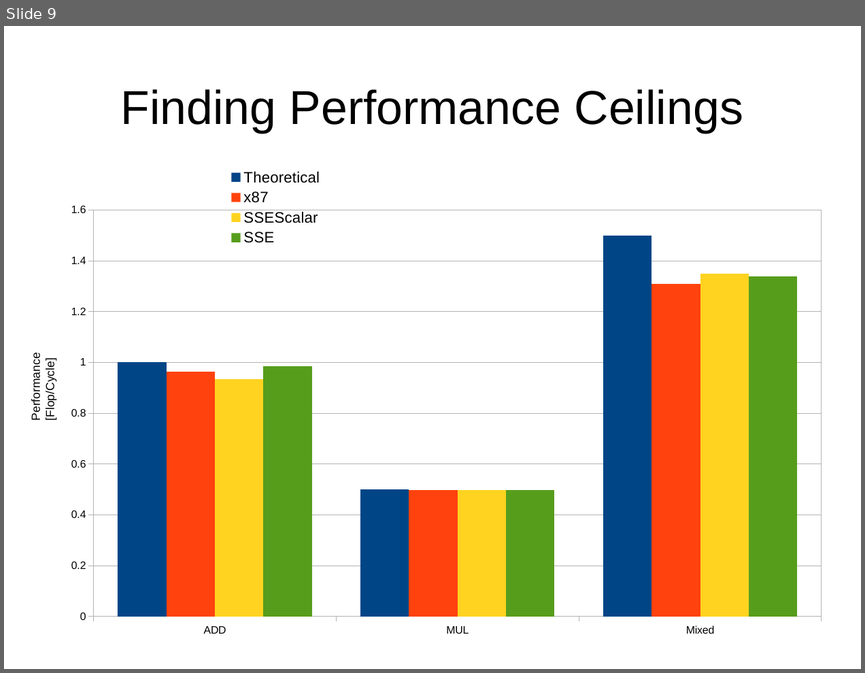
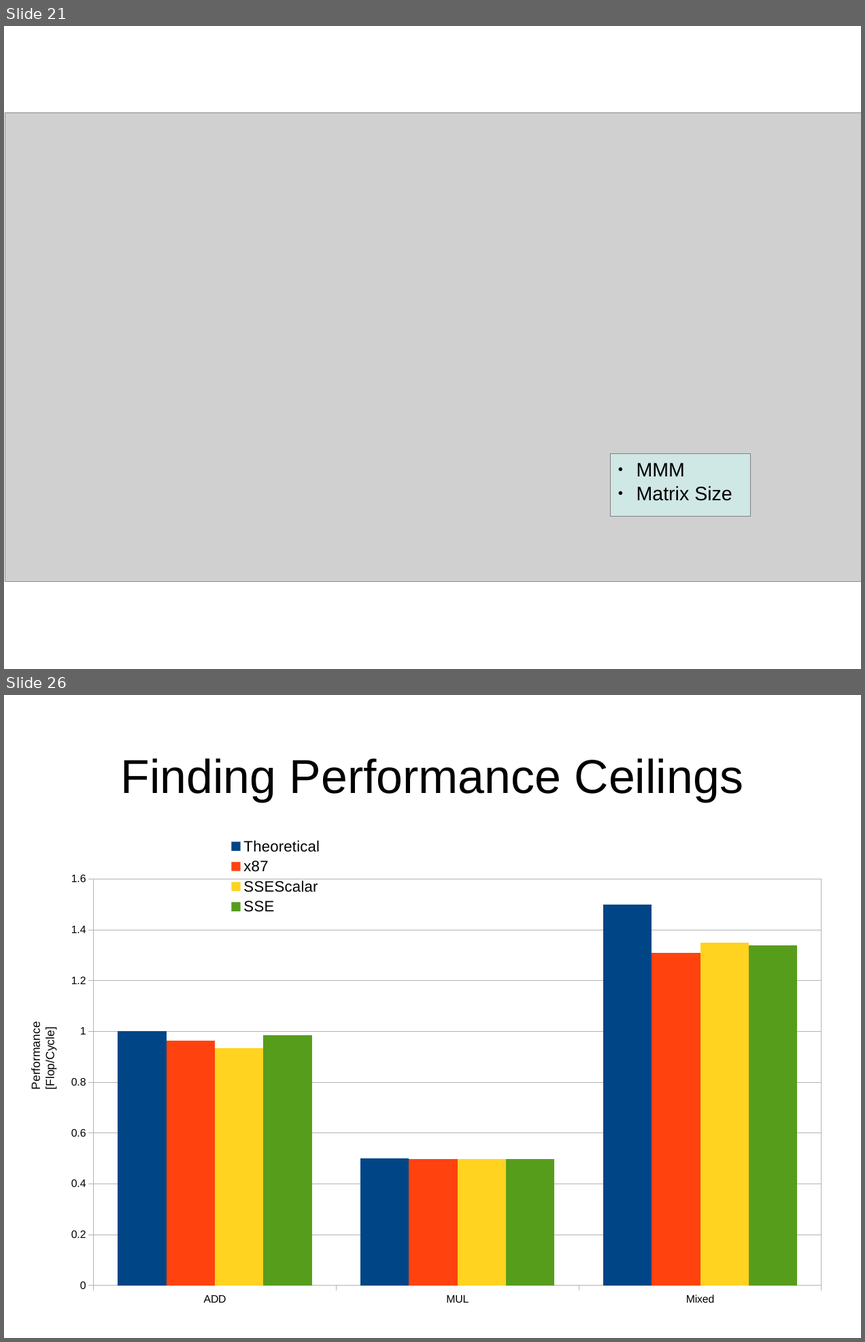
Before and after one commit to GeorgOfenbeck/Thesis_Steinmann, a slide deck: presentation.odp. Shown one above the other, each under a label of ours: slide 9 before the commit, slides 21 and 26 after it; the slides between them are not shown. The pictures are 865x673 and 865x1342 pixels, drawn with LibreOffice and Linux fonts; fonts in the diff are those of the drawing; grey boxes stand for pictures. Boxes give left, top, right and bottom in pixels: in the first picture for what was removed or moved away, otherwise in the second. Text is boxed around its words. In the diff, an @@ line names an element or a change of style, - is before the commit and + after.

```diff
--- a/presentation.odp
+++ b/presentation.odp
@@ slide 21 added at (4, 26, 861, 669), background #FFFFFF @@
@@ picture added at (5, 112, 861, 581) @@
@@ rectangle added at (611, 454, 751, 516), fill #CFE7E5, outline #808080 0 pt, 18 pt, text #000000 @@
+● MMM
+● Matrix Size
@@ what was slide 9 is now slide 26 @@
```
Also in this commit, not shown: 2 slides changed, 18 other slides added, 2 slides removed.
